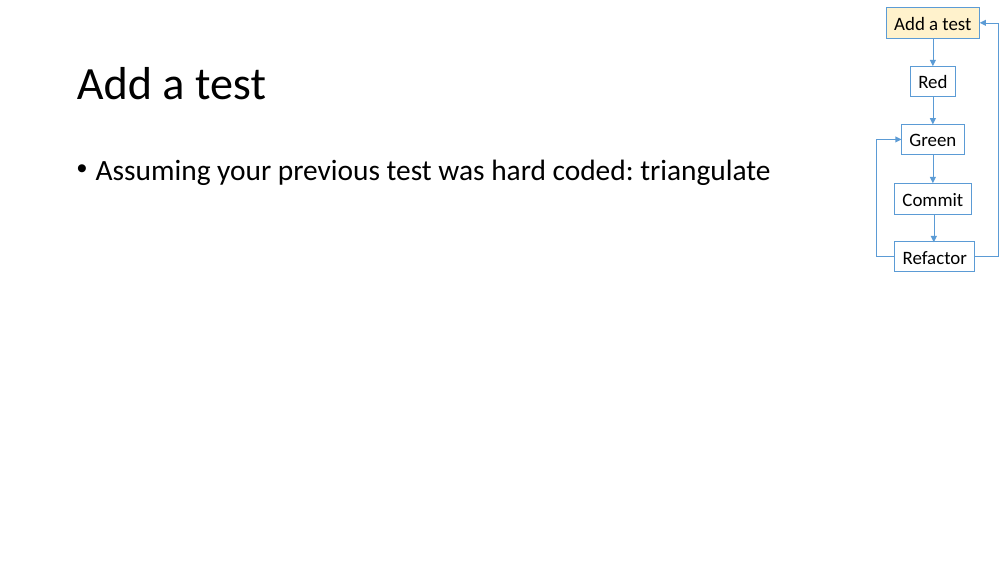
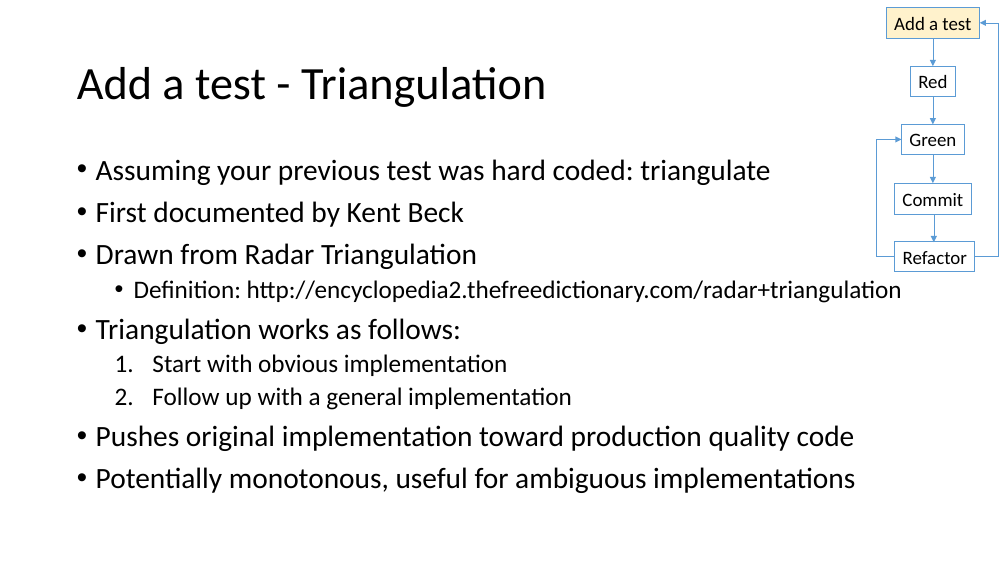
Before and after one commit to LlanddewiLovesYou/TDD_Darts, a slide deck: slide 17 of curriculum.pptx (slide 13 before the commit). Drawn at 1008x567 pixels with LibreOffice and Linux fonts; fonts in the diff are those of the drawing. Boxes give left, top, right and bottom in pixels: in the first picture for what was removed or moved away, otherwise in the second. Text is boxed around its words. In the diff, an @@ line names an element or a change of style, - is before the commit and + after.

```diff
--- a/curriculum.pptx
+++ b/curriculum.pptx
@@ title at [77, 67, 546, 107]: text changed @@
-Add a test
+Add a test - Triangulation
@@ text at [96, 201, 902, 493]: paragraphs added @@
+• First documented by Kent Beck
+• Drawn from Radar Triangulation
+  • Definition: http://encyclopedia2.thefreedictionary.com/radar+triangulation
+• Triangulation works as follows:
+  1. Start with obvious implementation
+  2. Follow up with a general implementation
+• Pushes original implementation toward production quality code
+• Potentially monotonous, useful for ambiguous implementations
```
Also in this commit, not shown: 10 other slides changed, 12 slides added.
